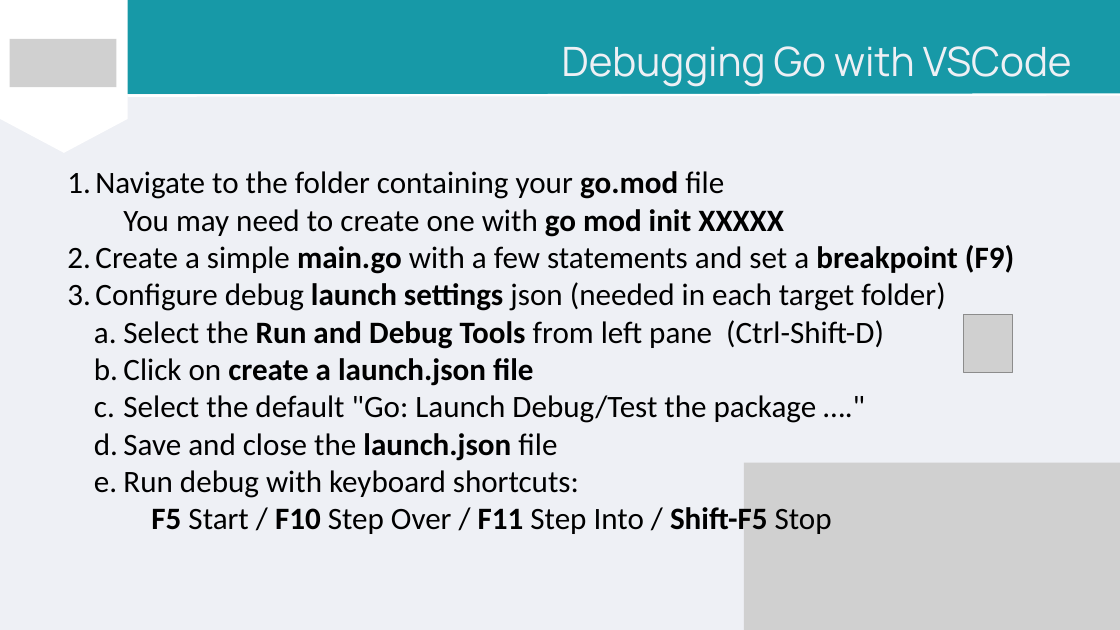
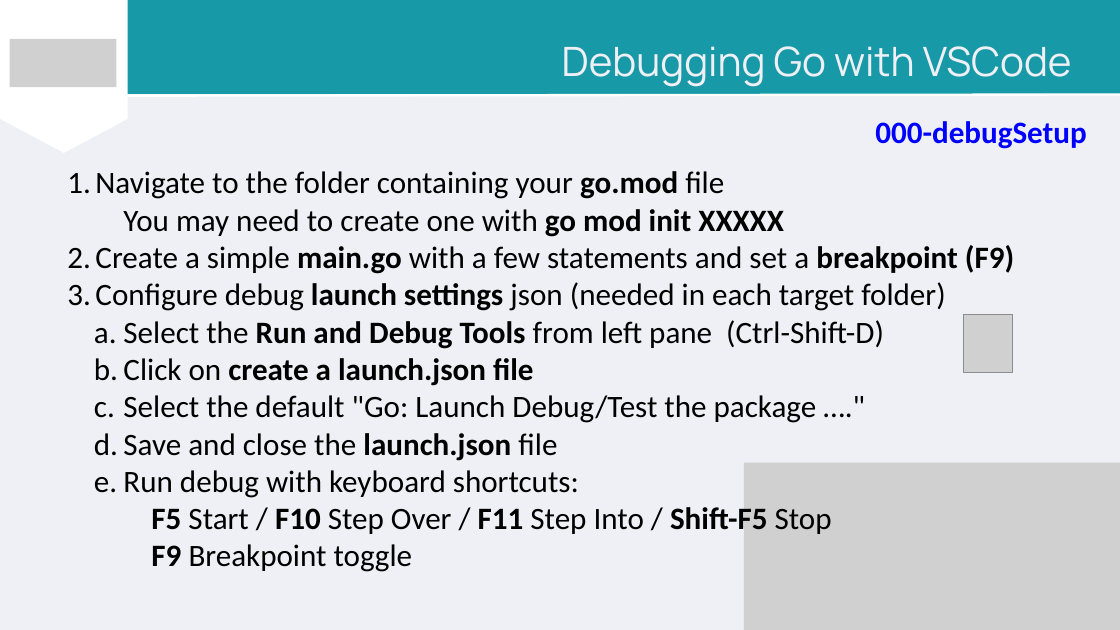
Before and after one commit to PeterWillmot/GoForExperiencedDevelopers, a slide deck: slide 5 of PPT/Go for Experienced Developers.pptx. Drawn at 1120x630 pixels with LibreOffice and Linux fonts; fonts in the diff are those of the drawing; grey boxes stand for pictures. Boxes give left, top, right and bottom in pixels: in the first picture for what was removed or moved away, otherwise in the second. Text is boxed around its words. In the diff, an @@ line names an element or a change of style, - is before the commit and + after.

```diff
--- a/PPT/Go for Experienced Developers.pptx
+++ b/PPT/Go for Experienced Developers.pptx
@@ text added at (x1=875, y1=121, x2=1086, y2=149), 40 pt, text #0000FF, bold @@
+000-debugSetup
@@ text at (x1=151, y1=544, x2=413, y2=572): paragraph added @@
+F9 Breakpoint toggle
```
Also in this commit, not shown: 25 other slides changed, 2 slides added, 3 slides removed, 5 other files.
